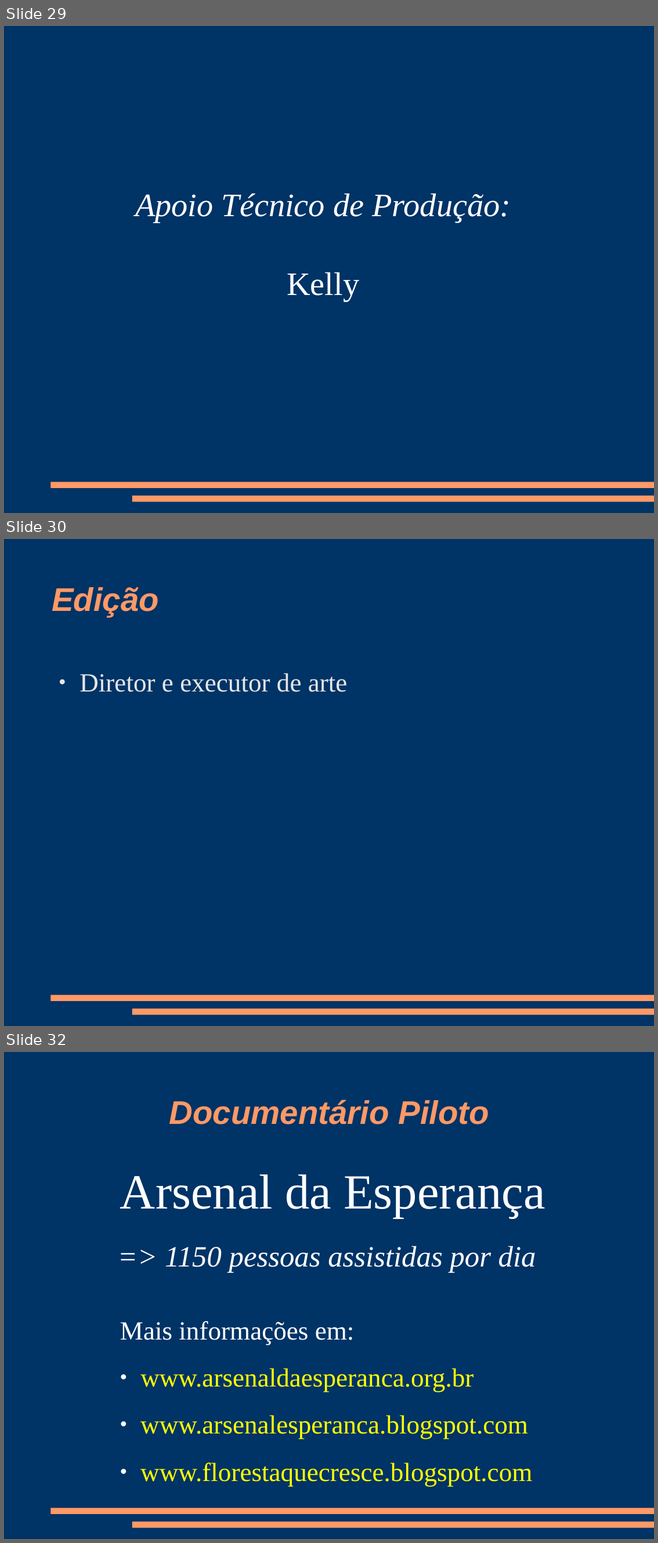
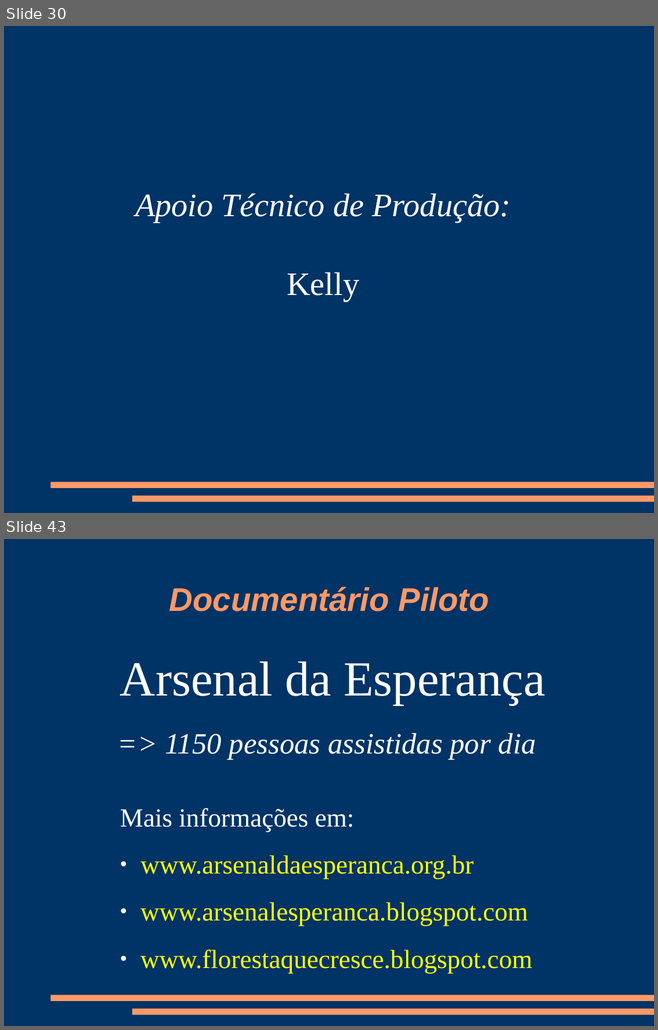
Before and after one commit to mptrv/docpcrista, a slide deck: docpcrista-orientacoes_da_dinamica.odp. Shown one above the other, each under a label of ours: slides 29, 30 and 32 before the commit, slides 30 and 43 after it; the slides between them are not shown. The pictures are 658x1543 and 658x1030 pixels, drawn with LibreOffice and Linux fonts; fonts in the diff are those of the drawing. Boxes give left, top, right and bottom in pixels: in the first picture for what was removed or moved away, otherwise in the second. Text is boxed around its words. In the diff, an @@ line names an element or a change of style, - is before the commit and + after.

```diff
--- a/docpcrista-orientacoes_da_dinamica.odp
+++ b/docpcrista-orientacoes_da_dinamica.odp
@@ slide 30 removed at box(4, 539, 654, 1026), background #003366; not listed: 2 template elements that a slide beside it also shows @@
@@ title removed at box(52, 587, 159, 617) @@
-Edição
@@ text removed at box(79, 673, 347, 692) @@
-● Diretor e executor de arte
@@ what was slide 29 is now slide 30 @@
@@ what was slide 32 is now slide 43 @@
```
Also in this commit, not shown: 13 slides changed, 16 slides added, 1 other file.
